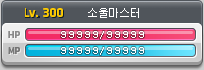
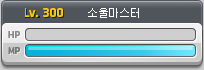
Before/after of a (204, 70) layered artwork. What changed in the layer stack:
added layer "ss" above "레이어 1" over [27, 30, 194, 36]
removed layer "9" (1st of 20) over [138, 46, 145, 55]
removed layer "9" (2nd of 20) over [60, 46, 67, 55]
removed layer "9" (3rd of 20) over [60, 30, 67, 39]
removed layer "9" (4th of 20) over [130, 46, 137, 55]
removed layer "9" (5th of 20) over [122, 46, 129, 55]
removed layer "9" (6th of 20) over [114, 46, 121, 55]
removed layer "9" (7th of 20) over [106, 46, 113, 55]
removed layer "9" (8th of 20) over [92, 46, 99, 55]
removed layer "9" (9th of 20) over [84, 46, 91, 55]
removed layer "9" (10th of 20) over [76, 46, 83, 55]
removed layer "9" (11th of 20) over [68, 46, 75, 55]
removed layer "9" (12th of 20) over [138, 30, 145, 39]
removed layer "9" (13th of 20) over [130, 30, 137, 39]
removed layer "9" (14th of 20) over [122, 30, 129, 39]
removed layer "9" (15th of 20) over [114, 30, 121, 39]
removed layer "9" (16th of 20) over [106, 30, 113, 39]
removed layer "9" (17th of 20) over [68, 30, 75, 39]
removed layer "9" (18th of 20) over [76, 30, 83, 39]
removed layer "9" (19th of 20) over [84, 30, 91, 39]
removed layer "9" (20th of 20) over [92, 30, 99, 39]
removed layer "slide" (1st of 2) over [99, 46, 105, 56]
removed layer "mainBar.stat" over [25, 29, 196, 41]
hid "mainBar.status.backgrnd" over [25, 23, 203, 58]
…and 1 more changes (1 removed)
